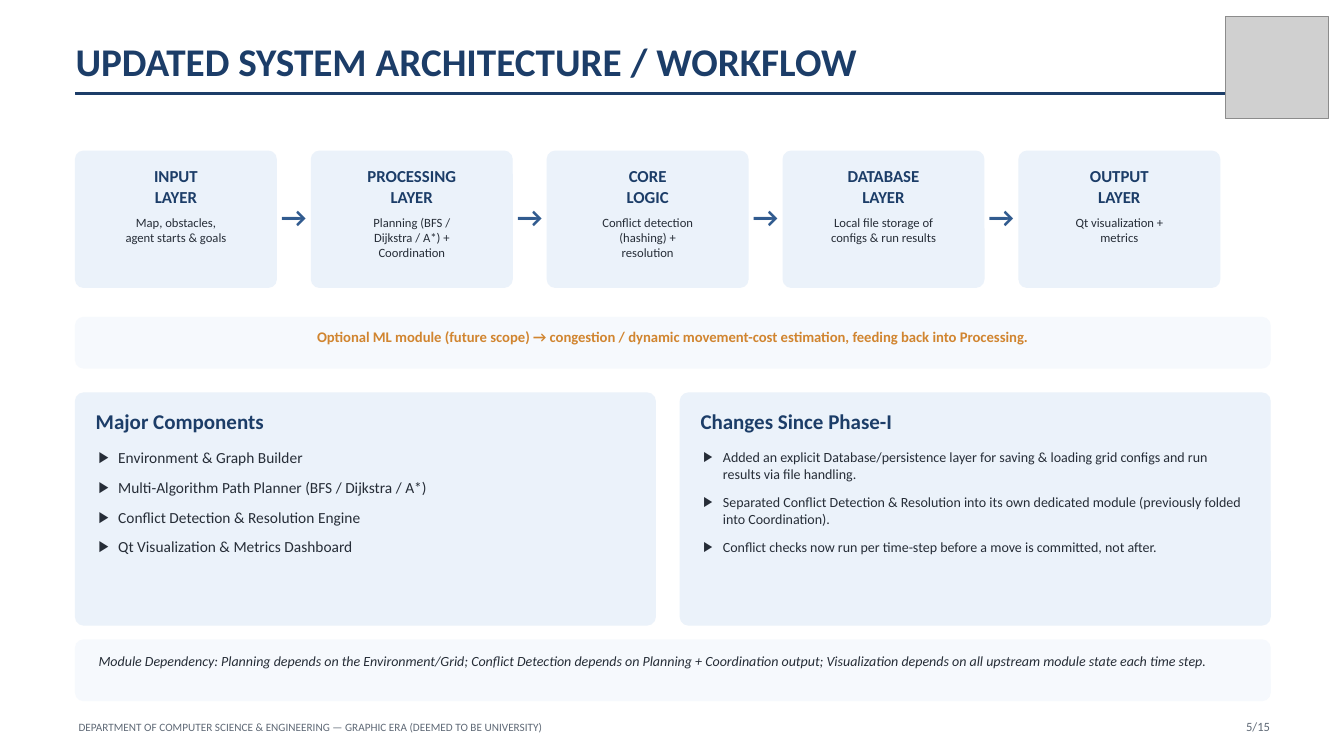
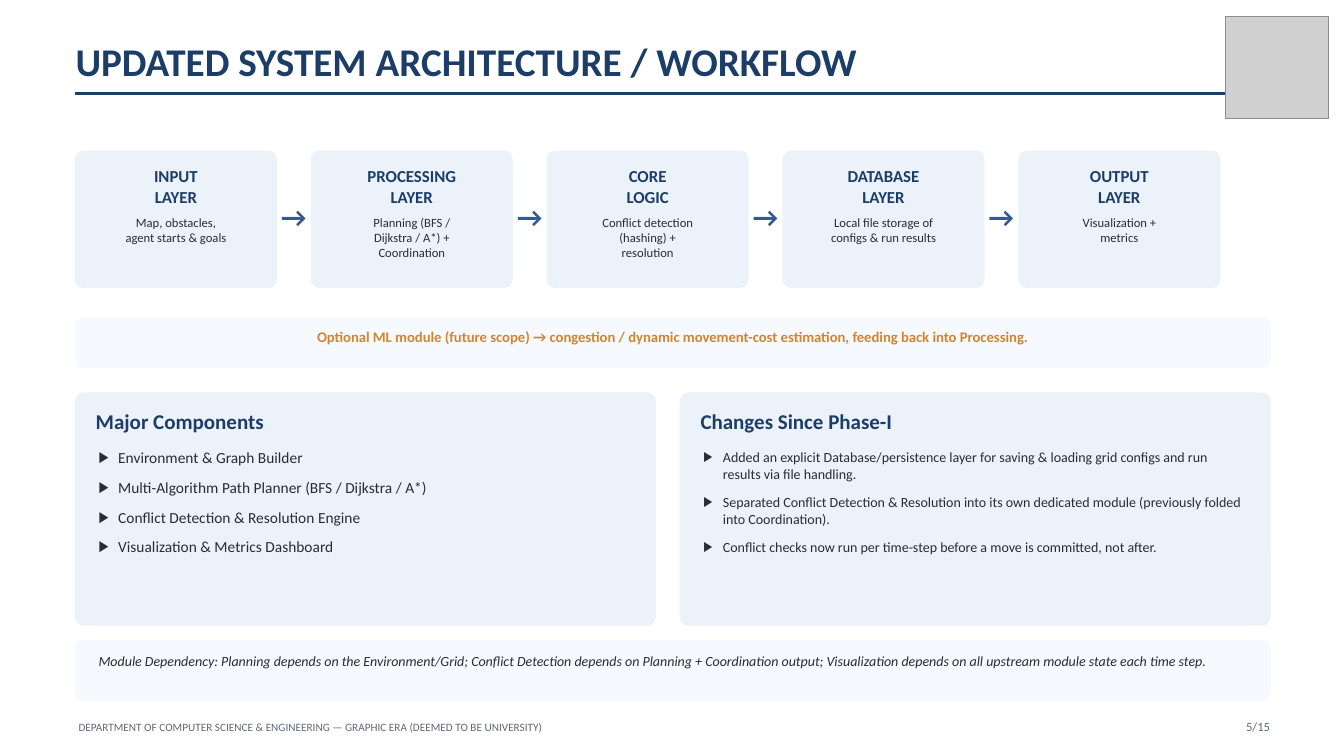
Before and after one commit to ayushirautela123/Simulator-for-Path-Planning-of-Multi-Agent, a slide deck: slide 5 of TeamAFK_PhaseII_Evaluation.pptx. Drawn at 1344x756 pixels with LibreOffice and Linux fonts; fonts in the diff are those of the drawing; grey boxes stand for pictures. Boxes give left, top, right and bottom in pixels: in the first picture for what was removed or moved away, otherwise in the second. Text is boxed around its words. In the diff, an @@ line names an element or a change of style, - is before the commit and + after.

```diff
--- a/TeamAFK_PhaseII_Evaluation.pptx
+++ b/TeamAFK_PhaseII_Evaluation.pptx
@@ text at (1083,218,1147,227): text changed @@
-Qt visualization +
+Visualization +
@@ text at (118,541,333,552): text changed @@
-▶ Qt Visualization & Metrics Dashboard
+▶ Visualization & Metrics Dashboard
```
Also in this commit, not shown: 12 other slides changed.
